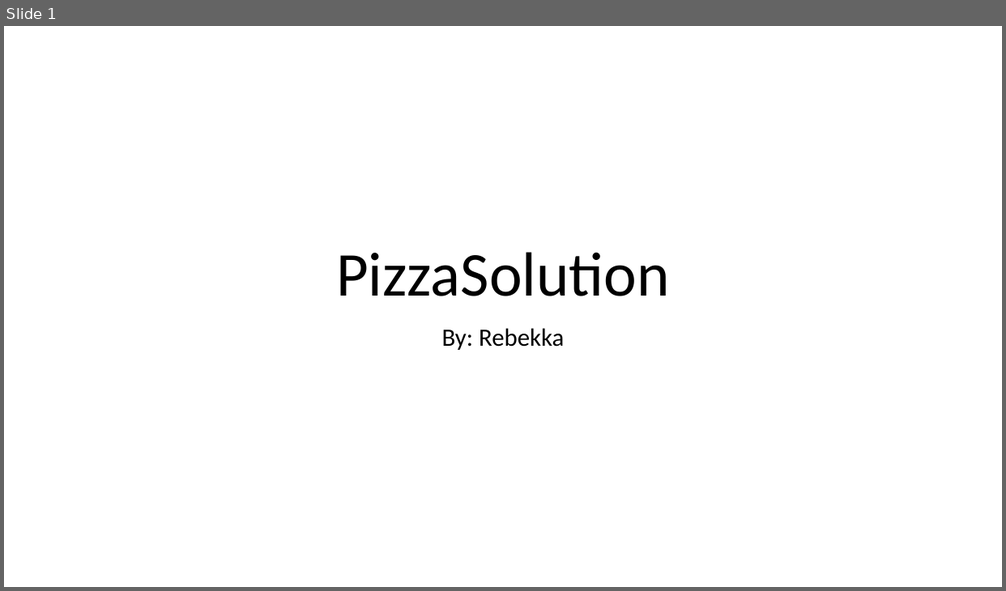
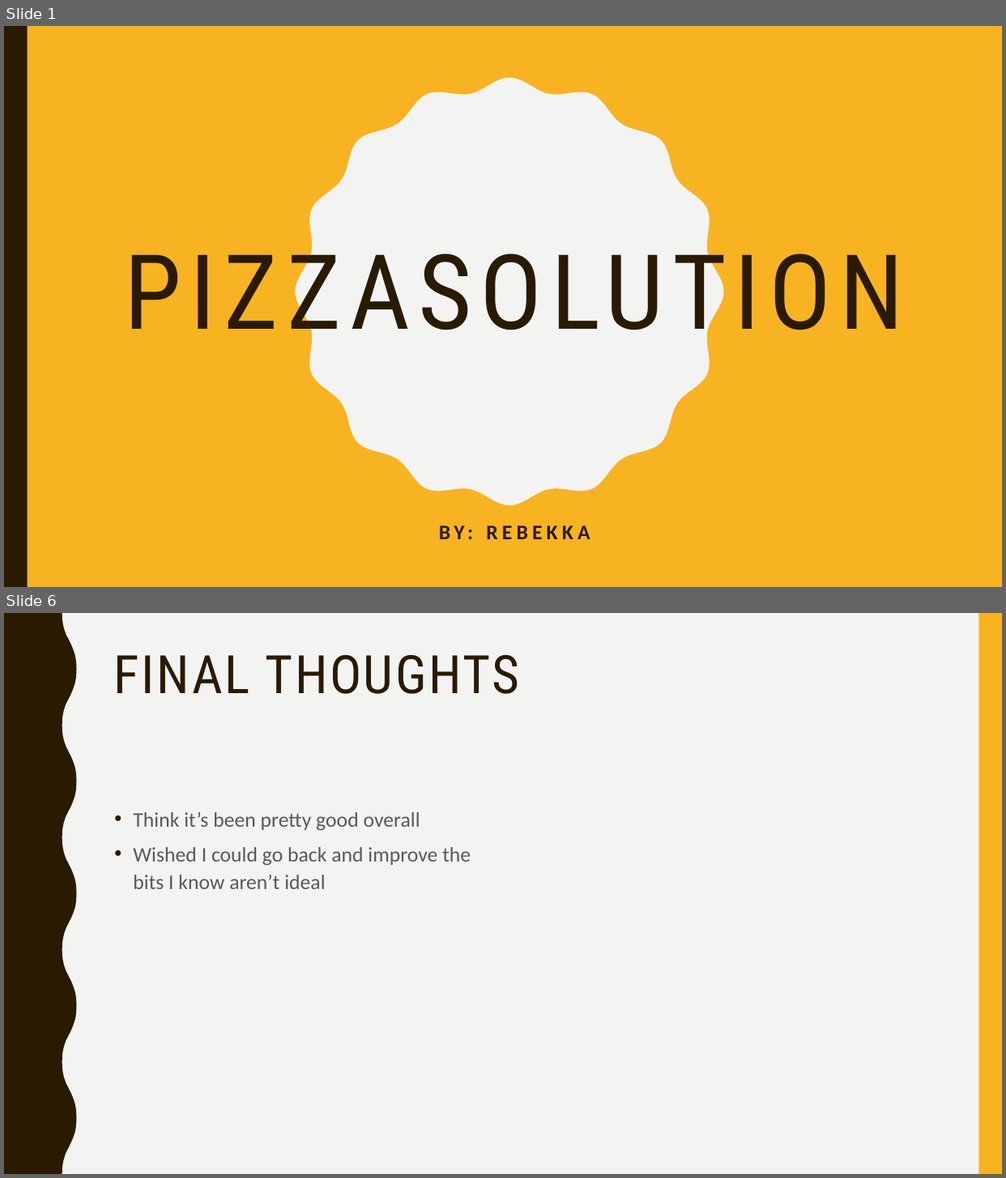
Before and after one commit to Exopi-Talent-Academy/PizzaSolutionRebekka, a slide deck: PizzaSolution Presentation.pptx. Shown one above the other, each under a label of ours: slide 1 before the commit, slides 1 and 6 after it; the slides between them are not shown. The pictures are 1006x591 and 1006x1178 pixels, drawn with LibreOffice and Linux fonts; fonts in the diff are those of the drawing. Boxes give left, top, right and bottom in pixels: in the first picture for what was removed or moved away, otherwise in the second. Text is boxed around its words. In the diff, an @@ line names an element or a change of style, - is before the commit and + after.

```diff
--- a/PizzaSolution Presentation.pptx
+++ b/PizzaSolution Presentation.pptx
@@ slide 6 added at (4, 613, 1002, 1174), background #F3F3F2 @@
@@ freeform shape added at (4, 613, 77, 1174), fill #2A1A00 @@
@@ rectangle added at (978, 613, 1002, 1174), fill #F8B323 @@
@@ title added at (114, 655, 519, 694), 51 pt, text #2A1A00 @@
+FINAL THOUGHTS
@@ text added at (133, 812, 471, 889), 20 pt, text #595959 @@
+• Think it’s been pretty good overall
+• Wished I could go back and improve the bits I know aren’t ideal
@@ slide 1 changed as well @@
@@ background #FFFFFF to #F8B323 @@
@@ rectangle added at (4, 26, 27, 587), fill #2A1A00 @@
@@ freeform shape added at (296, 78, 724, 506), fill #F3F3F2 @@
@@ title "PIZZASOLUTION" at (124, 233, 904, 353): vertical alignment bottom to middle @@
@@ title at (124, 233, 904, 353): text changed; size 60 to 100 pt; font Calibri to Roboto Condensed; text colour #000000 to #2A1A00 @@
-PizzaSolution
+PIZZASOLUTION
@@ subtitle at (439, 526, 473, 540): text changed; size 24 to 20 pt; text colour #000000 to #2A1A00; bold on @@
-By: Rebekka
+BY: REBEKKA
```
Also in this commit, not shown: 4 other slides added, 1 slide removed, 2 other files.
